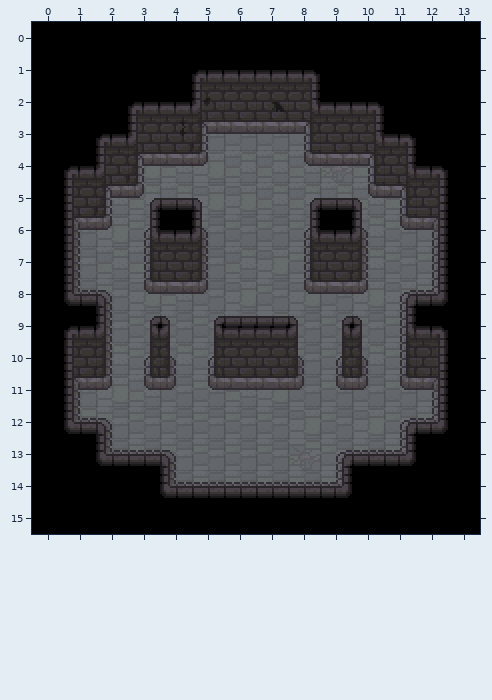
An edit to a level. Tiled map (JSON), assets/maps/map-boss-1.tmj. That is the earlier state.
Cells are 16x16 px. Shown: x 0..13, y 0..15.
Now the later version:
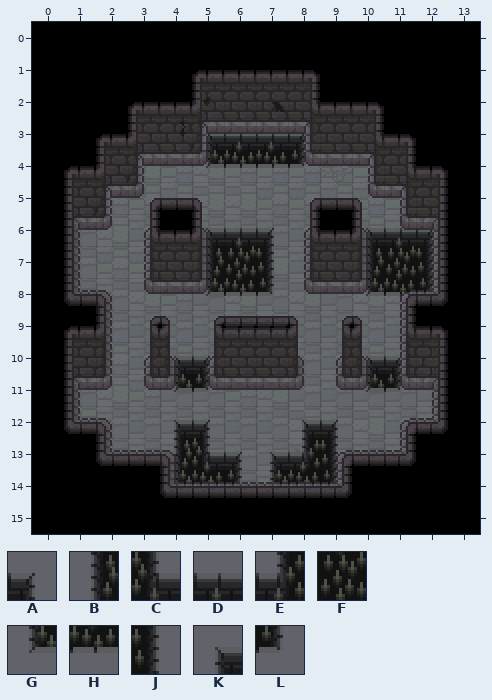
Key: from "floor1": A 160, B 161, C 162, D 163, E 193, F 194, G 224, H 225, J 227, K 257, L 259.
_ is an empty cell.
Tiles of an added or newly shown layer are drawn over the layers below it.
Commit: add spikes to some maps, add a couple new smol maps
Change:
Layer "spikes" (added):
y 3: x 5..8 ____ -> KDDA
y 4: x 5..8 ____ -> GHHL
y 6: x 5..7 ___ -> KDA; x 10..12 ___ -> KDA
y 7: x 5..7 ___ -> BFJ; x 10..12 ___ -> BFJ
y 8: x 5..7 ___ -> GHL; x 10..12 ___ -> GHL
y 10: x 4..5 __ -> KA; x 10..11 __ -> KA
y 11: x 4..5 __ -> GL; x 10..11 __ -> GL
y 12: x 4..5 __ -> KA; x 8..9 __ -> KA
y 13: x 4..9 ______ -> BCAKEJ
y 14: x 4..9 ______ -> GHLGHL
Boxes around the changes in both pictures, in picture pixels (x1, y1, x2, y2):
added: (206, 134, 304, 168)
added: (206, 228, 274, 296)
added: (366, 228, 432, 296)
added: (174, 356, 402, 484)
